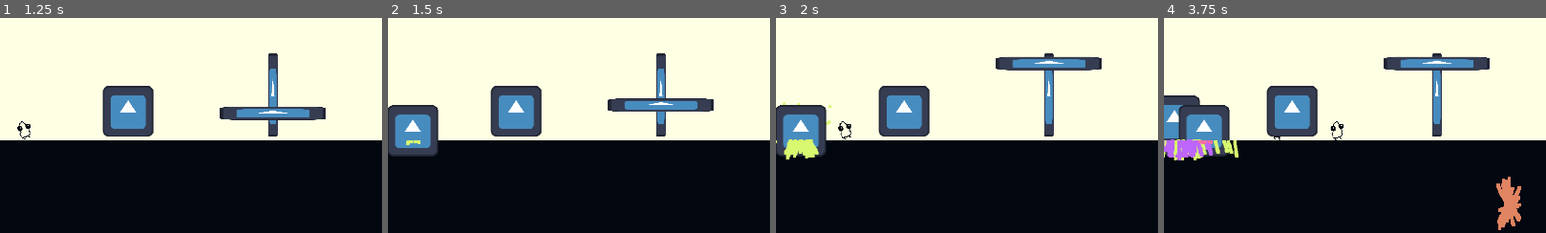
Above: before the commit, frames 1-4 (left to right).
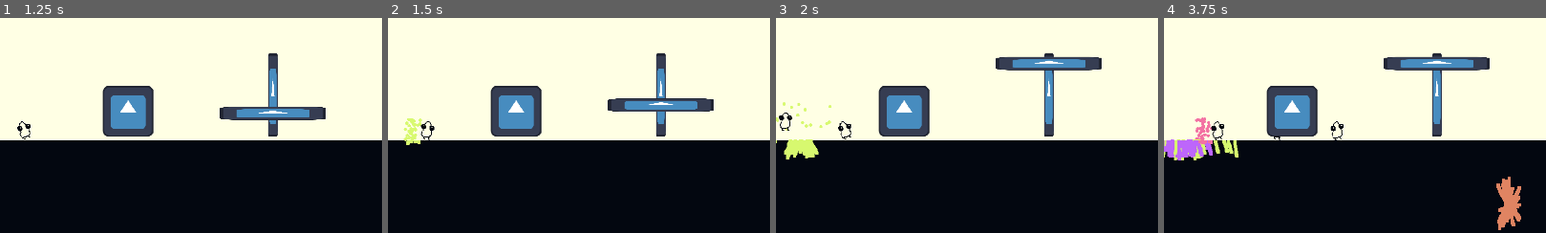
Above: after the commit, the same moments.

Repository: Octoan1/Tinkles-Incremental
Game: Godot game, scene res://main.tscn
The game is run twice, just before and just after one commit, with the same random seed, the same clock (stepped at 60 frames per second) and the same inputs. The engine's default icon, where the game draws it, is replaced by a stand-in: a white triangle on a blue panel in a dark square.
Inputs (mouse positions are % of the whole screen's width and height, from its top left):
- Up to frame 1 (1.25 s): tap Enter at 0.5 s; move the mouse to (72, 45) at 0.52 s; click (72, 45) at 0.6 s
- Up to frame 2 (1.5 s): move the mouse to (3, 53) at 1.27 s; click (3, 53) at 1.35 s
- Up to frame 3 (2 s): no input
- Up to frame 4 (3.75 s): move the mouse to (1, 50) at 2.02 s; click (1, 50) at 2.1 s; move the mouse to (45, 70) at 2.77 s; click (45, 70) at 2.85 s; move the mouse to (5, 53) at 3.52 s; click (5, 53) at 3.6 s
The pictures show only the part of the screen within x 0-50%, y 26-76%; the shares and areas given below are measured in that part.

Frame 1 is identical in both runs. In frame 2, 3.1% of the frame differs, in the area x 0-14%, y 40-65%; in frame 3, 2.6%; in frame 4, 3.4%, in the area x 0-18%, y 36-65%.

Commit message:
Major Shop Fixes
- Can no longer purchase items out of thin air
- Purchasing one item no longer tries to purchase all of them at once
- Purchase placement now always checks for valid placement. (If you dragged the building preview over the valid area, it would flag it as valid, but leaving the valid area would not flag it as invalid.)

Diff:
--- a/UI/building_placement.gd
+++ b/UI/building_placement.gd
@@ -11,4 +11,6 @@
 func _process(delta: float) -> void:
 	var areas = area_2d.get_overlapping_areas()
 	if not areas.is_empty():
-		emit_signal("valid_placement")
+		emit_signal("valid_placement", true)
+	else:
+		emit_signal("valid_placement", false)
--- a/UI/shop_item.gd
+++ b/UI/shop_item.gd
@@ -11,7 +11,7 @@
 @export var building: Node2D
 var building_path: PackedScene
 
-func _input(event: InputEvent) -> void:
+func _gui_input(event: InputEvent) -> void:
 	if event is InputEventMouseButton and event.button_index == MOUSE_BUTTON_LEFT:
 
 		# create the building preview while holding lmb
@@ -31,6 +31,9 @@
 		# check when mouse is released
 		elif not event.pressed and click_holding:
 			click_holding = false
+
+			if is_instance_valid(building_preview) and building_preview.is_connected("valid_placement", can_place_building):
+				building_preview.disconnect("valid_placement", can_place_building)
 
 			# if the building can be purchased, place it and reset preview
 			if GameManager.goo >= item_price and can_place:
@@ -60,8 +63,8 @@
 			can_place = false
 
 
-func can_place_building() -> void:
-	can_place = true
+func can_place_building(place: bool) -> void:
+	can_place = place
 
 # check if lmb is held down, and if the building preview exists
 func _process(delta: float) -> void:
